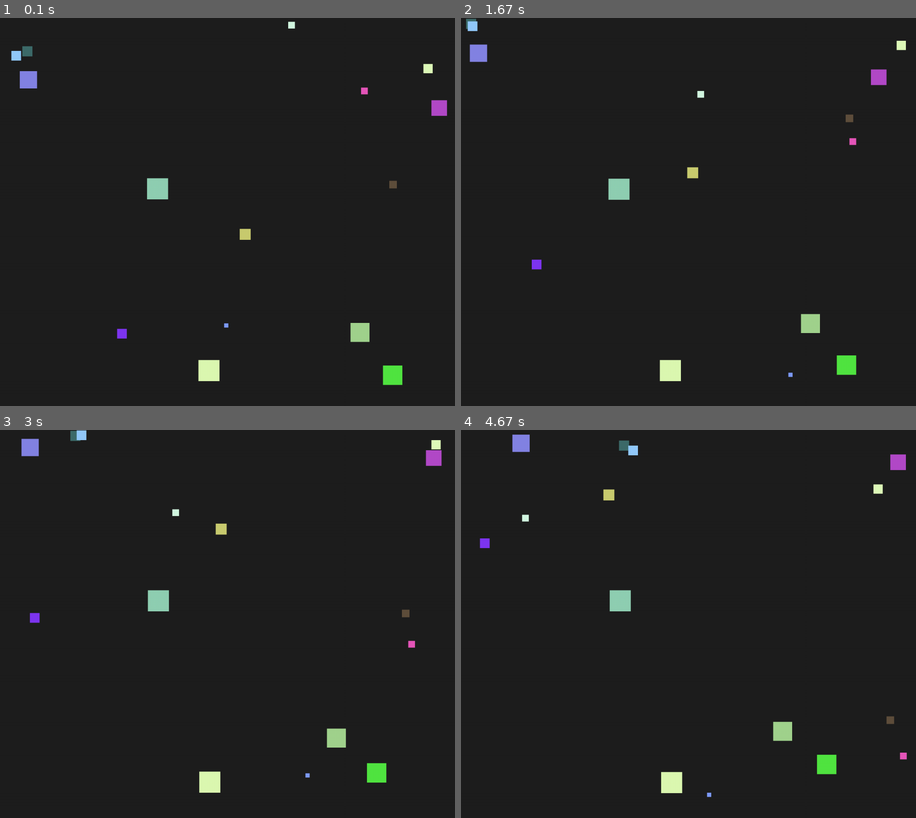
Above: before the commit, frames 1-4 (two rows, left to right).
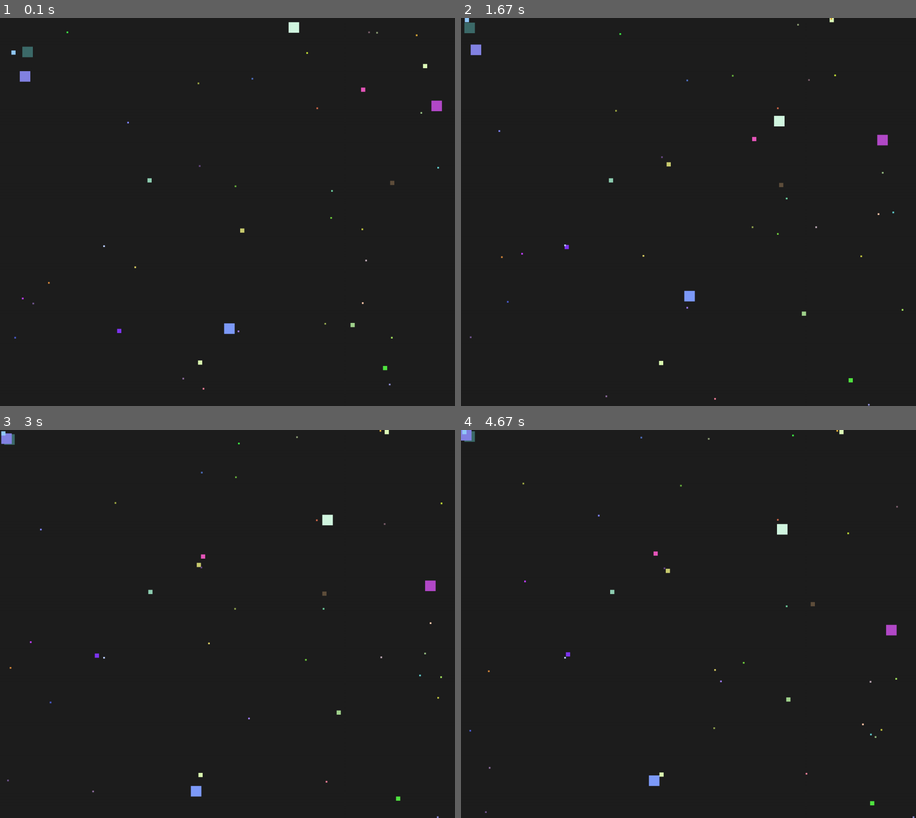
Above: after the commit, the same moments.

Repository: luc11Mhe/lab8-pygame
Game: pygame game, started from main.py
Two runs of this game, one before a commit and one after it. Both use one fixed random seed, a clock stepped at 60 frames per second and the inputs below.
Inputs:
- Up to frame 1 (0.1 s): no input
- Up to frame 2 (1.67 s): no input
- Up to frame 3 (3 s): no input
- Up to frame 4 (4.67 s): no input

The runs differ from the first frame. In frame 1, 1.6% of the frame differs, in the area x 2-99%, y 0-96%; in frame 2, 1.9%; in frame 3, 2.1%; in frame 4, 2.1%, in the area x 0-100%, y 0-100%.

Commit message:
exam: q1 - mix of squares

Diff:
--- a/main.py
+++ b/main.py
@@ -130,7 +130,25 @@
         pygame.draw.rect(surface, self.color, (self.x, self.y, self.size, self.size))
 
 
-squares: List[Square] = [Square() for _ in range(15)]
+squares: List[Square] = []
+
+# 5 squares with a size of 25
+for _ in range(5):
+    s = Square()
+    s.size = 25
+    squares.append(s)
+
+# 10 squares with a size of 10
+for _ in range(10):
+    s = Square()
+    s.size = 10
+    squares.append(s)
+
+# 30 squares with a size of 4
+for _ in range(30):
+    s = Square()
+    s.size = 4
+    squares.append(s)
 
 running: bool = True
 while running:
Not shown, changed: MY_EXAM.md
